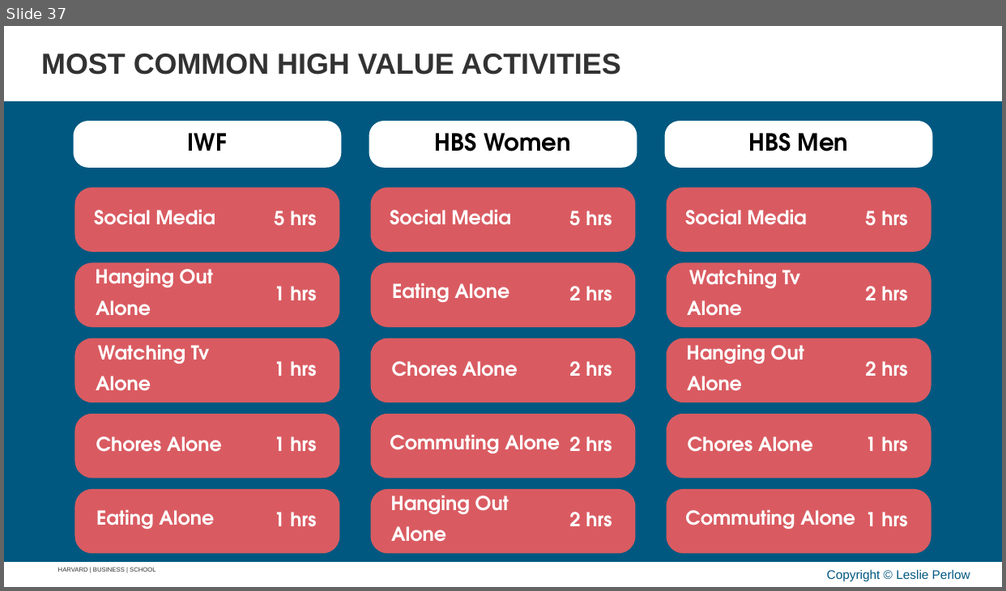
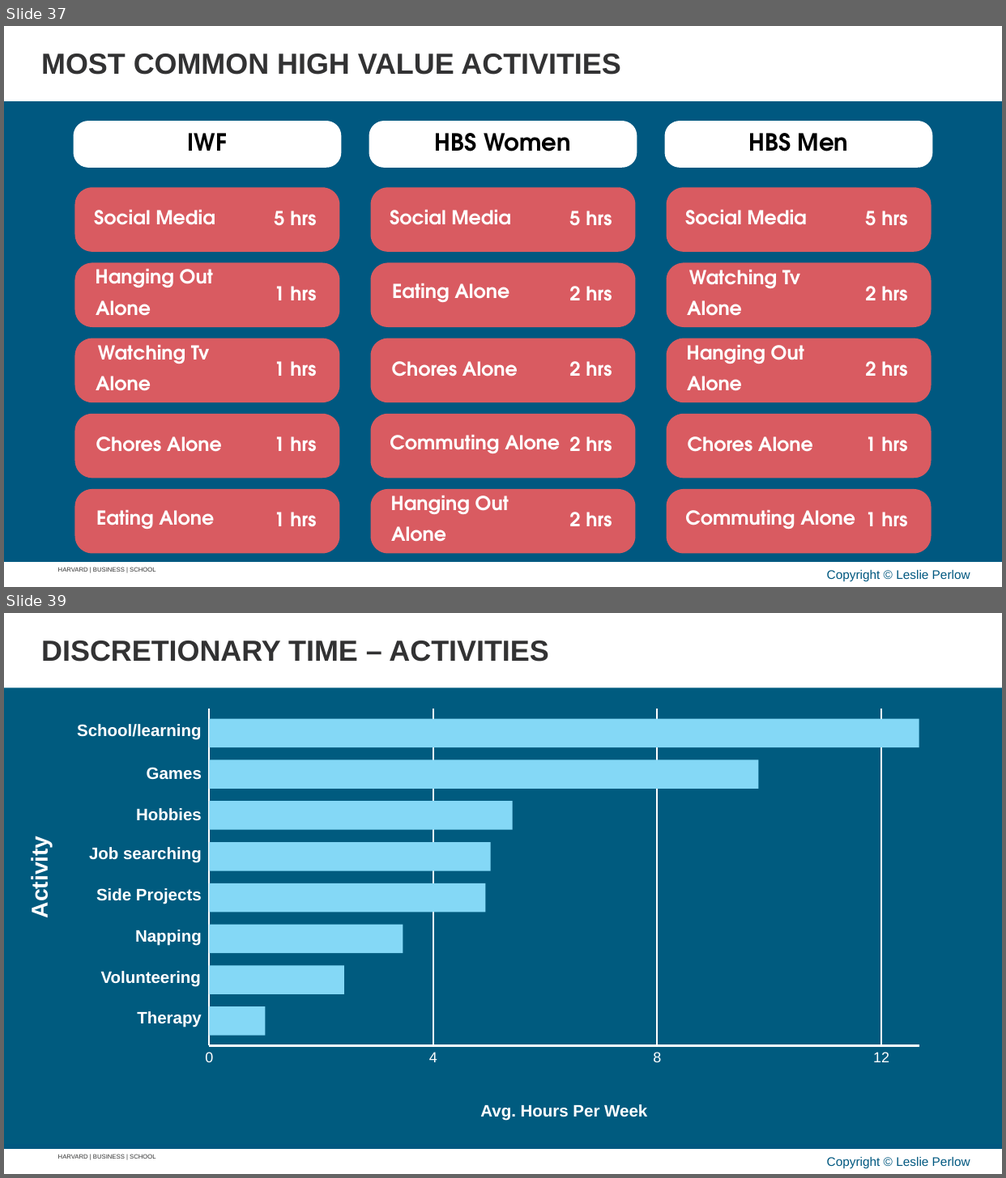
Before and after one commit to APPLITICS/lifematrix-deck-automation, a slide deck: outputs/generated_slides.pptx. Shown one above the other, each under a label of ours: slide 37 before the commit, slides 37 and 39 after it; the slides between them are not shown. The pictures are 1006x591 and 1006x1178 pixels, drawn with LibreOffice and Linux fonts; fonts in the diff are those of the drawing; background and template pictures are left out. Boxes give left, top, right and bottom in pixels: in the first picture for what was removed or moved away, otherwise in the second. Text is boxed around its words. In the diff, an @@ line names an element or a change of style, - is before the commit and + after.

Commit message:
feat: add generate_horizontal_bar_slide function
Introduce horizontal bar chart function using variable_label_map.csv to map internal variable names to display labels. Supports dual-axis charts for hours and subjective values.

```diff
--- a/outputs/generated_slides.pptx
+++ b/outputs/generated_slides.pptx
@@ slide 39 added at box(4, 613, 1002, 1174), background #005880; not listed: 4 template elements that a slide beside it also shows @@
@@ text added at box(41, 641, 548, 662), 28 pt, text #323233, bold @@
+DISCRETIONARY TIME – ACTIVITIES
@@ group added at box(4, 688, 1002, 1144): 14 texts, 10 rectangles, 5 freeform shapes @@
+Therapy
+Volunteering
+Napping
+Side Projects
+Job searching
+Hobbies
+Games
+School/learning
+0
+4
+8
+12
+Avg. Hours Per Week
+Activity
```
Also in this commit, not shown: 1 other slide added, 3 other files.
